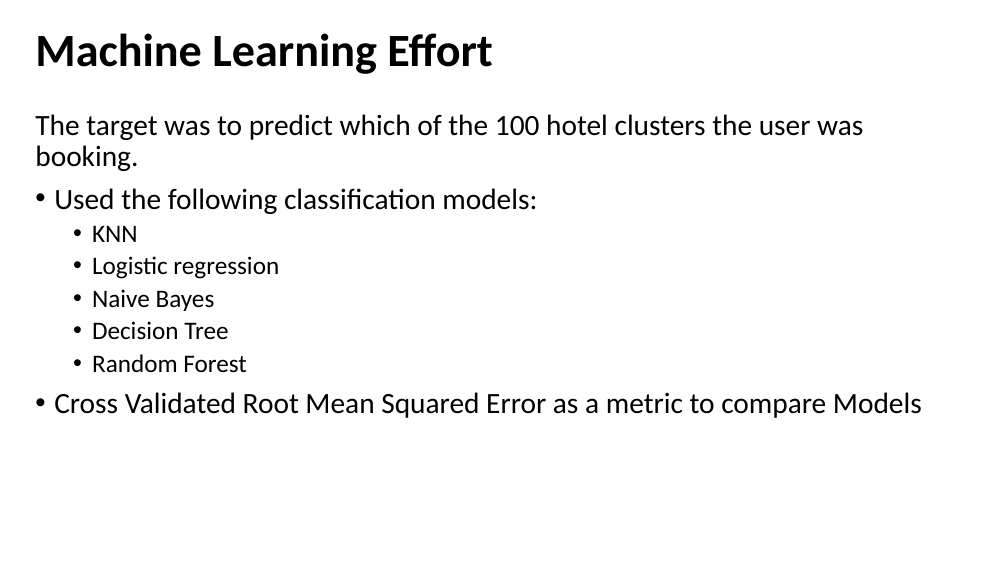
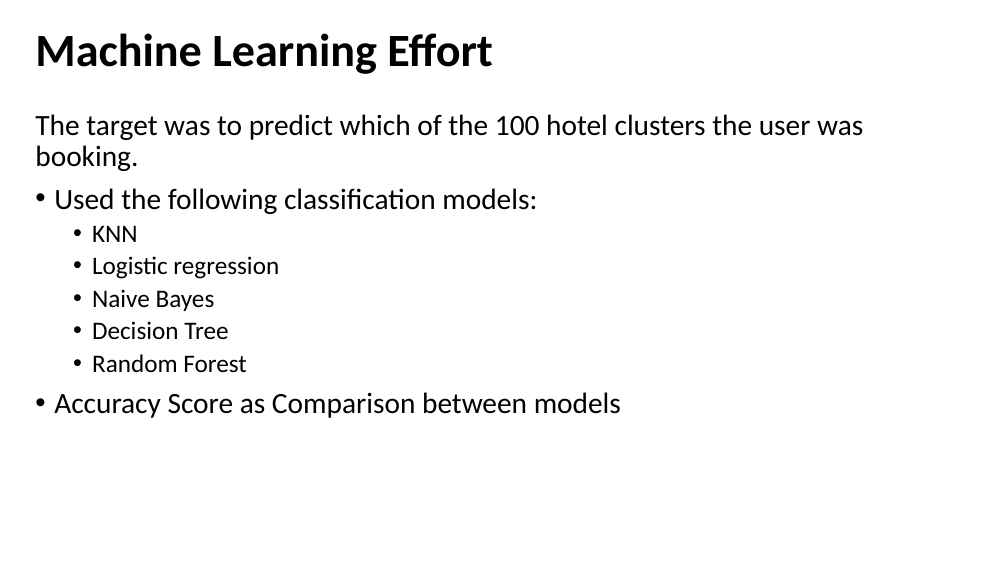
Before and after one commit to mkcullen228/sfdat22_work, a slide deck: slide 8 of final_project/final_project_presentation.pptx. Drawn at 1008x567 pixels with LibreOffice and Linux fonts; fonts in the diff are those of the drawing. Boxes give left, top, right and bottom in pixels: in the first picture for what was removed or moved away, otherwise in the second. Text is boxed around its words. In the diff, an @@ line names an element or a change of style, - is before the commit and + after.

```diff
--- a/final_project/final_project_presentation.pptx
+++ b/final_project/final_project_presentation.pptx
@@ text at bbox=[54, 392, 621, 418]: text changed @@
-• Cross Validated Root Mean Squared Error as a metric to compare Models
+• Accuracy Score as Comparison between models
```
Also in this commit, not shown: 3 other slides changed, 1 slide removed.
